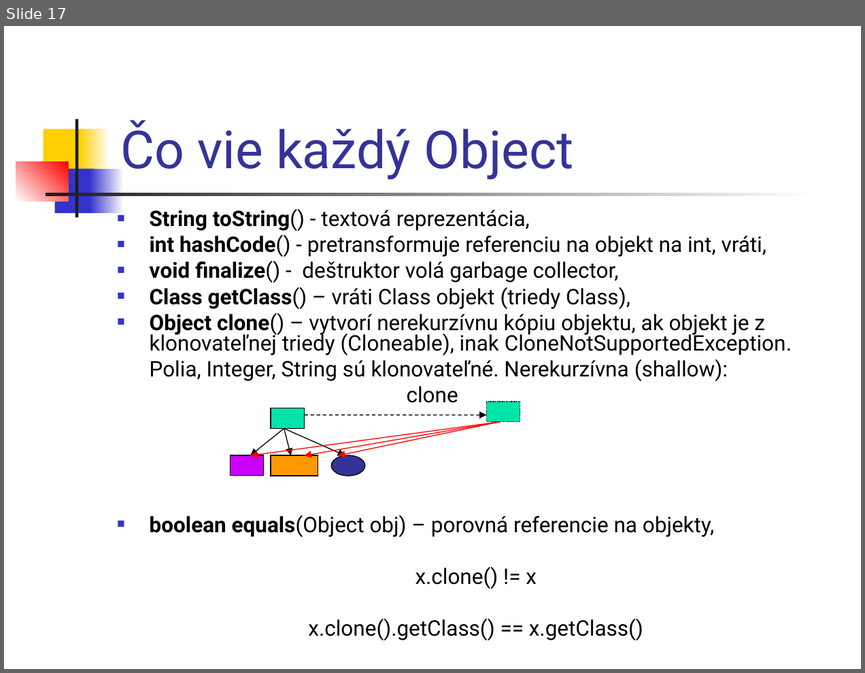
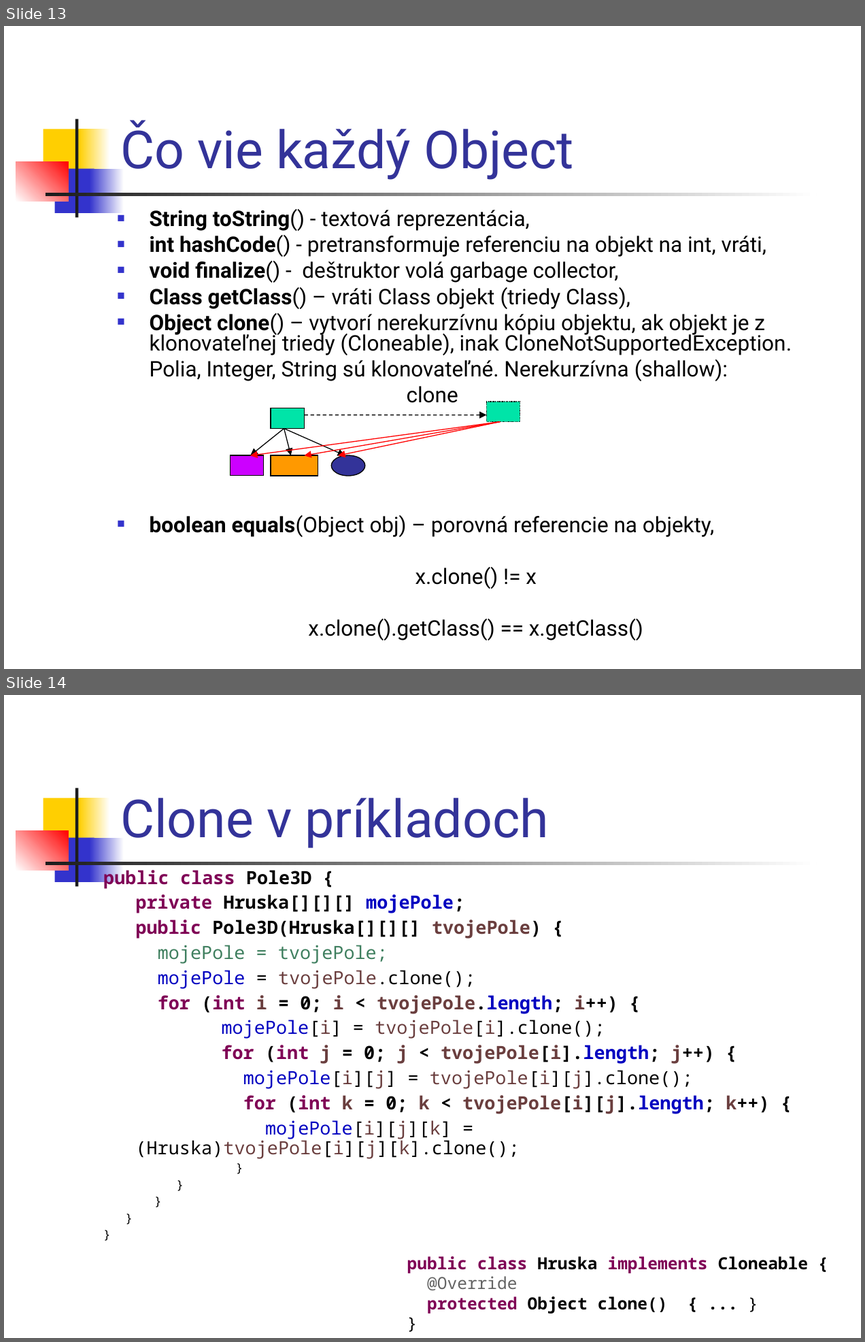
Before and after one commit to Programovanie4/Prednasky, a slide deck: 05/05_java.ppt. Shown one above the other, each under a label of ours: slide 17 before the commit, slides 13 and 14 after it. The pictures are 865x673 and 865x1342 pixels, drawn with LibreOffice and Linux fonts; fonts in the diff are those of the drawing. Boxes give left, top, right and bottom in pixels: in the first picture for what was removed or moved away, otherwise in the second. Text is boxed around its words. In the diff, an @@ line names an element or a change of style, - is before the commit and + after.

```diff
--- a/05/05_java.ppt
+++ b/05/05_java.ppt
@@ slide 14 added at (4,695,861,1338), background #FFFFFF; not listed: 7 template elements that a slide beside it also shows @@
@@ title added at (120,798,549,848), 44 pt, text #333399 @@
+Clone v príkladoch
@@ text added at (103,866,769,1158), 15.3 pt, text #000000, bold @@
+public class Pole3D {
+private Hruska[][][] mojePole;
+public Pole3D(Hruska[][][] tvojePole) {
+mojePole = tvojePole;
+mojePole = tvojePole.clone();
+for (int i = 0; i < tvojePole.length; i++) {
+mojePole[i] = tvojePole[i].clone();
+for (int j = 0; j < tvojePole[i].length; j++) {
+mojePole[i][j] = tvojePole[i][j].clone();
+for (int k = 0; k < tvojePole[i][j].length; k++) {
+mojePole[i][j][k] = (Hruska)tvojePole[i][j][k].clone();
+}
+}
+}
+}
+}
@@ text added at (407,1256,808,1313), 14 pt, text #000000, bold @@
+public class Hruska implements Cloneable {
+@Override
+protected Object clone() { ... }
+}
@@ what was slide 17 is now slide 13 @@
```
Also in this commit, not shown: 4 slides changed, 2 other slides added, 4 slides removed, 1 other file.
